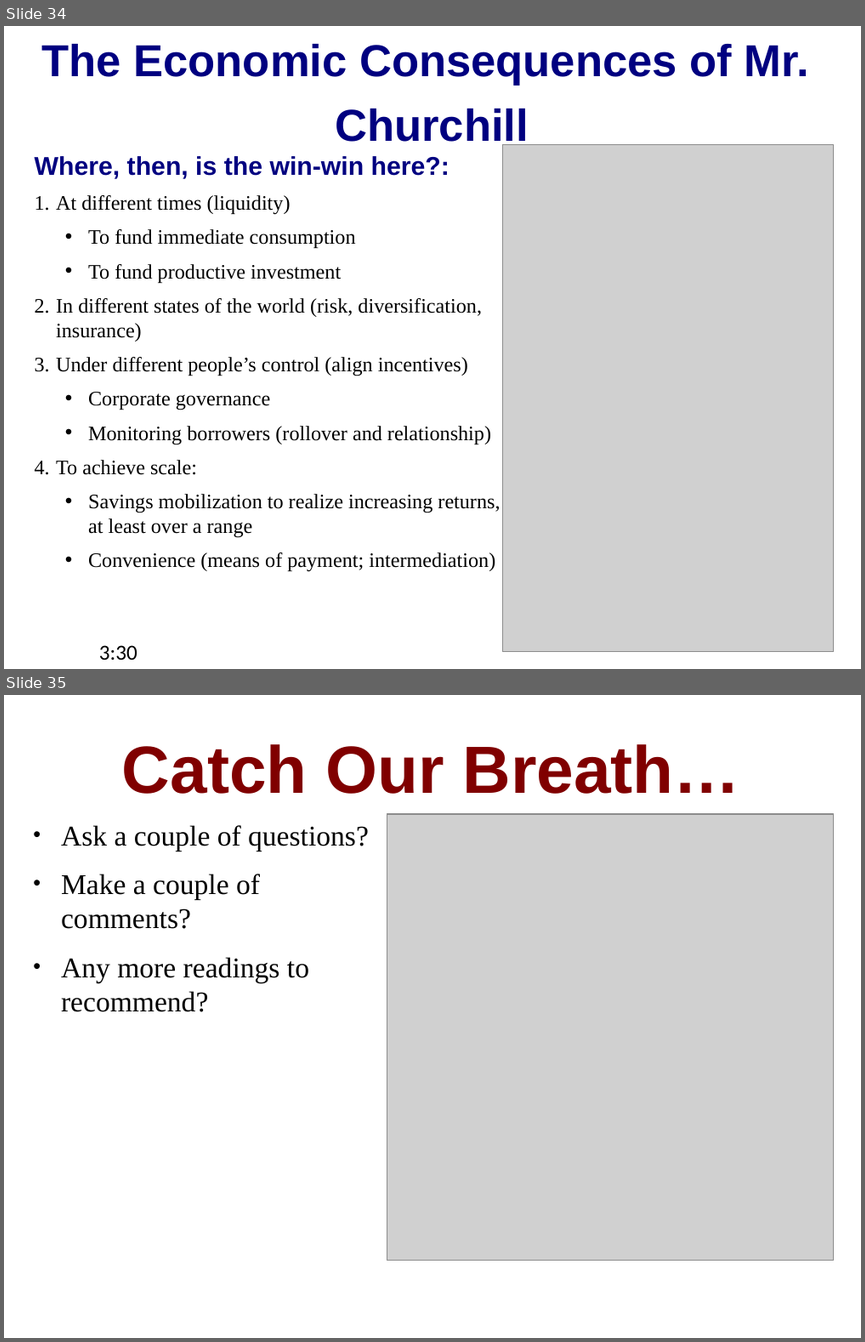
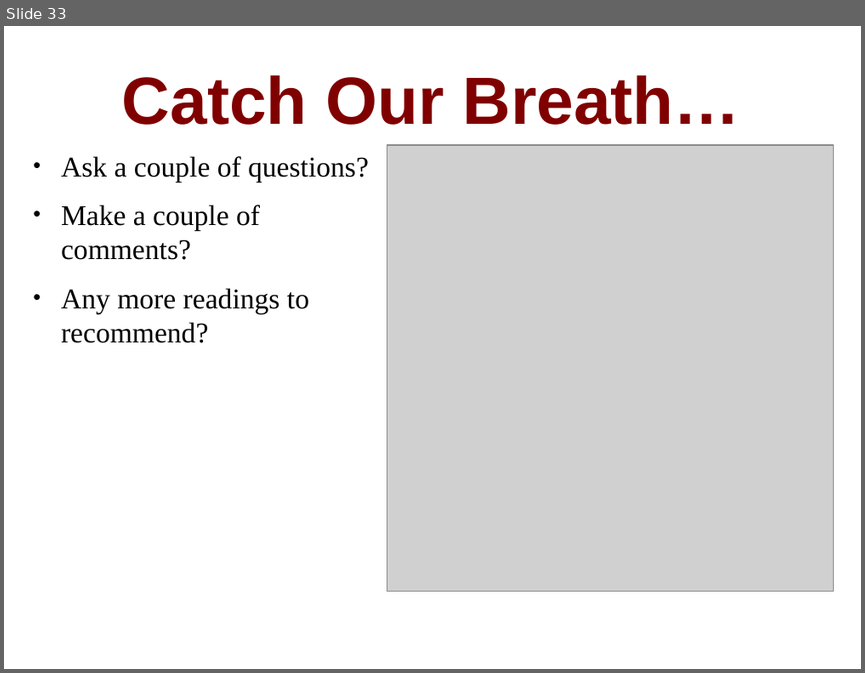
Before and after one commit to DavidLJ/public-files, a slide deck: econ-210a-lecture-10a.pptx. Shown one above the other, each under a label of ours: slides 34 and 35 before the commit, slide 33 after it. The pictures are 865x1342 and 865x673 pixels, drawn with LibreOffice and Linux fonts; fonts in the diff are those of the drawing; grey boxes stand for pictures. Boxes give left, top, right and bottom in pixels: in the first picture for what was removed or moved away, otherwise in the second. Text is boxed around its words. In the diff, an @@ line names an element or a change of style, - is before the commit and + after.

```diff
--- a/econ-210a-lecture-10a.pptx
+++ b/econ-210a-lecture-10a.pptx
@@ slide 34 removed at (x1=4, y1=26, x2=861, y2=669), background #FFFFFF @@
@@ title removed at (x1=41, y1=44, x2=809, y2=149) @@
-The Economic Consequences of Mr. Churchill
@@ picture removed at (x1=503, y1=145, x2=834, y2=652) @@
@@ text removed at (x1=35, y1=156, x2=500, y2=572) @@
-Where, then, is the win-win here?:
-1. At different times (liquidity)
-  • To fund immediate consumption
-  • To fund productive investment
-2. In different states of the world (risk, diversification, insurance)
-3. Under different people’s control (align incentives)
-  • Corporate governance
-  • Monitoring borrowers (rollover and relationship)
-4. To achieve scale:
-  • Savings mobilization to realize increasing returns, at least over a range
-  • Convenience (means of payment; intermediation)
@@ text removed at (x1=99, y1=645, x2=137, y2=659) @@
-3:30
@@ what was slide 35 is now slide 33 @@
```
Also in this commit, not shown: 1 other slide removed, 1 other file.
